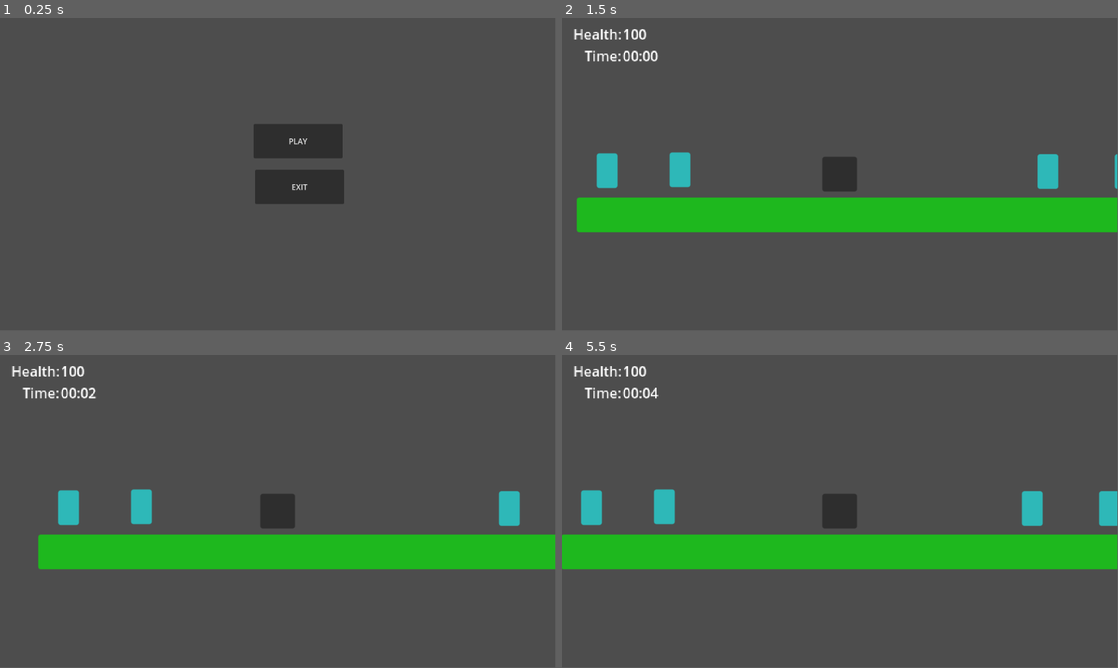
Above: before the commit, frames 1-4 (two rows, left to right).
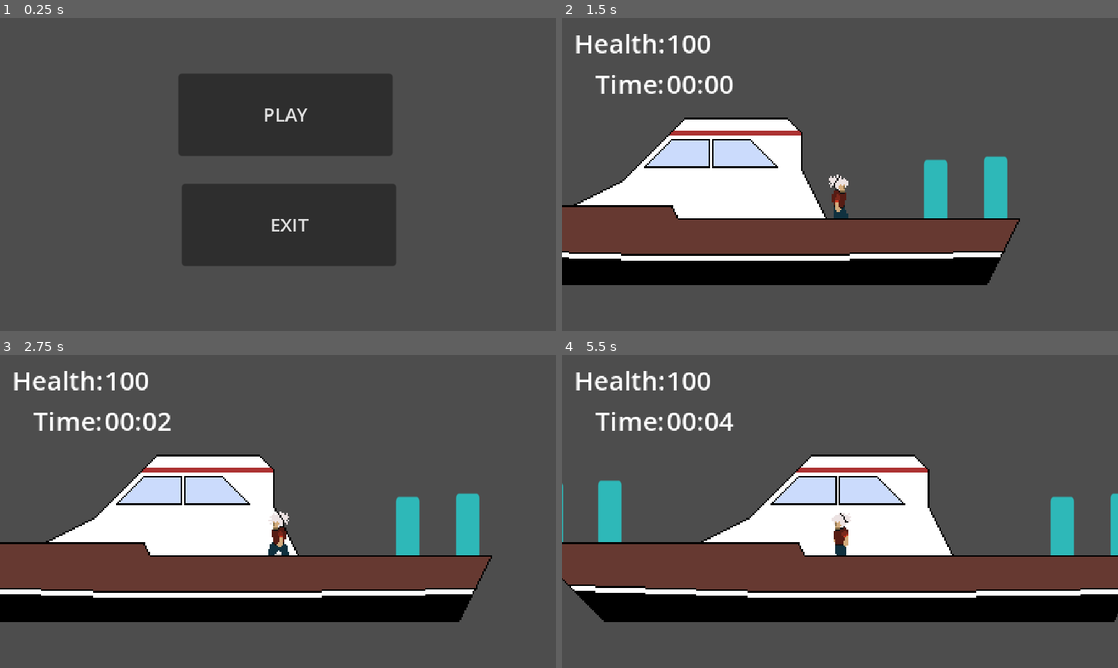
Above: after the commit, the same moments.

Repository: justin-crouch/Action-Fisher
Game: Godot game, scene res://scenes/menu.tscn
Same seed, same stepped clock (60 frames per second), same inputs: the game is played once before the commit and once after it.
Inputs:
- Up to frame 1 (0.25 s): no input
- Up to frame 2 (1.5 s): click "PLAY" at 0.5 s; tap Enter at 1.25 s; hold D (RIGHT) from 1.28 s (still down); hold Space (INTERACT) from 1.28 s (still down)
- Up to frame 3 (2.75 s): release D (RIGHT) at 2.03 s; release Space (INTERACT) at 2.03 s; hold A (LEFT) from 2.03 s (still down); tap F (ATTACK) at 2.1 s; tap Space (INTERACT) at 2.3 s
- Up to frame 4 (5.5 s): release A (LEFT) at 2.78 s; hold Space (INTERACT) 2.78-3.53 s; hold D (RIGHT) 2.78-4.28 s; tap Space (INTERACT) at 3.6, 5.1 s; hold Space (INTERACT) 4.28-5.03 s; hold A (LEFT) from 4.28 s (still down); tap F (ATTACK) at 4.35 s
In our replay, the window is 799x449 before the commit and 800x450 after it. These sizes can differ from the game's own. Grey fills any space a smaller window leaves; there, only what the larger window draws over its background counts as a difference.

The runs differ from the first frame. In frame 1, 18% of the frame differs, in the area x 32-72%, y 17-80%; in frame 2, 36%; in frame 3, 37%; in frame 4, 39%, in the area x 0-100%, y 3-86%.

Commit message:
Added Temp Sprites

Diff:
--- a/project.godot
+++ b/project.godot
@@ -18,6 +18,16 @@
 [autoload]
 
 Score="*res://scenes/scripts/score.gd"
+
+[display]
+
+window/size/viewport_width=480
+window/size/viewport_height=270
+window/size/mode=3
+window/size/resizable=false
+window/size/window_width_override=1440
+window/size/window_height_override=810
+window/stretch/mode="canvas_items"
 
 [dotnet]
 
--- a/scenes/boat.tscn
+++ b/scenes/boat.tscn
@@ -1,6 +1,16 @@
-[gd_scene load_steps=2 format=3 uid="uid://cfy63be300nlf"]
+[gd_scene load_steps=4 format=3 uid="uid://cfy63be300nlf"]
 
 [ext_resource type="Script" path="res://scenes/scripts/boat.gd" id="1_fo74y"]
+[ext_resource type="Texture2D" uid="uid://dg38ti8b43ckd" path="res://assets/boat_back.png" id="2_0qxh6"]
+[ext_resource type="Texture2D" uid="uid://dewp6uuyurbyr" path="res://assets/boat_front.png" id="3_o6qap"]
 
 [node name="Boat" type="Node2D"]
 script = ExtResource("1_fo74y")
+
+[node name="BoatBack" type="Sprite2D" parent="."]
+z_index = 1
+texture = ExtResource("2_0qxh6")
+
+[node name="BoatFront" type="Sprite2D" parent="."]
+z_index = 4
+texture = ExtResource("3_o6qap")
--- a/scenes/game_over.tscn
+++ b/scenes/game_over.tscn
@@ -19,20 +19,21 @@
 script = ExtResource("1_kw5v4")
 
 [node name="GameOver" type="Label" parent="."]
-offset_left = 445.0
-offset_top = 127.0
-offset_right = 699.0
-offset_bottom = 205.0
+offset_left = 158.0
+offset_top = 10.0
+offset_right = 391.0
+offset_bottom = 103.0
+scale = Vector2(0.674358, 0.605401)
 text = "GAME OVER"
 label_settings = SubResource("LabelSettings_8nn55")
 horizontal_alignment = 1
 vertical_alignment = 1
 
 [node name="TimeText" type="Label" parent="."]
-offset_left = 509.0
-offset_top = 208.0
-offset_right = 594.0
-offset_bottom = 254.0
+offset_left = 162.0
+offset_top = 57.0
+offset_right = 247.0
+offset_bottom = 103.0
 text = "TIME:"
 label_settings = SubResource("LabelSettings_blygc")
 horizontal_alignment = 2
@@ -47,17 +48,17 @@
 vertical_alignment = 1
 
 [node name="Replay" type="Button" parent="."]
-offset_left = 484.0
-offset_top = 284.0
-offset_right = 656.0
-offset_bottom = 335.0
+offset_left = 151.0
+offset_top = 109.0
+offset_right = 323.0
+offset_bottom = 160.0
 text = "Replay"
 
 [node name="Exit" type="Button" parent="."]
-offset_left = 484.0
-offset_top = 351.0
-offset_right = 656.0
-offset_bottom = 402.0
+offset_left = 151.0
+offset_top = 176.0
+offset_right = 323.0
+offset_bottom = 227.0
 text = "Exit"
 
 [connection signal="pressed" from="Replay" to="." method="_on_replay_pressed"]
--- a/scenes/main.tscn
+++ b/scenes/main.tscn
@@ -6,64 +6,70 @@
 [ext_resource type="PackedScene" uid="uid://ci7kwoh1tw8va" path="res://scenes/ui.tscn" id="4_gjqem"]
 [ext_resource type="PackedScene" uid="uid://cfy63be300nlf" path="res://scenes/boat.tscn" id="5_uqgrn"]
 
+[sub_resource type="RectangleShape2D" id="RectangleShape2D_koidv"]
+size = Vector2(20, 160)
+
 [node name="Main" type="Node2D"]
-
-[node name="Panel" type="Panel" parent="."]
-modulate = Color(0, 0.807843, 0, 1)
-self_modulate = Color(0, 100, 0, 1)
-offset_left = 256.0
-offset_top = 325.0
-offset_right = 900.0
-offset_bottom = 365.0
 
 [node name="Targets" type="Node2D" parent="."]
 
 [node name="Target1" type="Node2D" parent="Targets"]
-position = Vector2(580, 296)
+position = Vector2(231, 146)
 
 [node name="Target2" type="Node2D" parent="Targets"]
-position = Vector2(695, 287)
+position = Vector2(314, 163)
 
 [node name="Target3" type="Node2D" parent="Targets"]
-position = Vector2(482, 288)
+position = Vector2(157, 158)
 
 [node name="Rods" type="Node2D" parent="."]
 
 [node name="Rod1" parent="Rods" instance=ExtResource("2_jg3on")]
-position = Vector2(888, 315)
+position = Vector2(370, 180)
 BOAT_PATH = NodePath("../../Boat")
 MIN_TIME = 2.381
 MAX_TIME = 30.0
 
 [node name="Rod2" parent="Rods" instance=ExtResource("2_jg3on")]
-position = Vector2(291, 314)
+position = Vector2(55, 171)
 BOAT_PATH = NodePath("../../Boat")
 MAX_TIME = 30.0
 
 [node name="Rod3" parent="Rods" instance=ExtResource("2_jg3on")]
-position = Vector2(375, 313)
+position = Vector2(91, 170)
 BOAT_PATH = NodePath("../../Boat")
 MAX_TIME = 21.638
 
 [node name="Rod4" parent="Rods" instance=ExtResource("2_jg3on")]
-position = Vector2(799, 315)
+position = Vector2(407, 178)
 BOAT_PATH = NodePath("../../Boat")
 MAX_TIME = 17.771
 
 [node name="Player" parent="." instance=ExtResource("1_ach4x")]
-position = Vector2(523, 318)
+position = Vector2(283, 179)
 
-[node name="UI" parent="Player" instance=ExtResource("4_gjqem")]
-offset_left = -309.0
-offset_top = -195.0
-offset_right = -309.0
-offset_bottom = -195.0
-BOAT_PATH = NodePath("../../Boat")
+[node name="Camera2D" type="Camera2D" parent="Player"]
+offset = Vector2(0, -30)
+zoom = Vector2(1.4, 1.4)
+
+[node name="UI" parent="Player/Camera2D" instance=ExtResource("4_gjqem")]
+z_index = 20
+anchors_preset = 5
+anchor_left = 0.5
+anchor_right = 0.5
+anchor_bottom = 0.0
+offset_left = -166.0
+offset_top = -124.0
+offset_right = -166.0
+offset_bottom = -124.0
+grow_vertical = 1
+size_flags_horizontal = 0
+BOAT_PATH = NodePath("../../../Boat")
 
 [node name="Tentacles" type="Node2D" parent="."]
 
 [node name="Tentacle1" parent="Tentacles" instance=ExtResource("3_tapio")]
-position = Vector2(562, 534)
+position = Vector2(245, 293)
 TARGET_POS = NodePath("../../Targets/Target1")
 BOAT_PATH = NodePath("../../Boat")
 MIN_TIME = 10.0
@@ -71,7 +77,7 @@
 HIT_COOLDOWN = 0.2
 
 [node name="Tentacle2" parent="Tentacles" instance=ExtResource("3_tapio")]
-position = Vector2(626, 533)
+position = Vector2(309, 292)
 TARGET_POS = NodePath("../../Targets/Target2")
 BOAT_PATH = NodePath("../../Boat")
 MIN_TIME = 10.0
@@ -79,7 +85,7 @@
 HIT_COOLDOWN = 0.2
 
 [node name="Tentacle3" parent="Tentacles" instance=ExtResource("3_tapio")]
-position = Vector2(497, 528)
+position = Vector2(180, 287)
 TARGET_POS = NodePath("../../Targets/Target3")
 BOAT_PATH = NodePath("../../Boat")
 MIN_TIME = 10.0
@@ -87,6 +93,17 @@
 HIT_COOLDOWN = 0.2
 
 [node name="Boat" parent="." instance=ExtResource("5_uqgrn")]
-position = Vector2(72, 238)
+position = Vector2(224, 152)
 TENTACLES = NodePath("../Tentacles")
 RODS = NodePath("../Rods")
+metadata/_edit_lock_ = true
+
+[node name="StaticBody2D" type="StaticBody2D" parent="."]
+
+[node name="CollisionShape2D" type="CollisionShape2D" parent="StaticBody2D"]
+position = Vector2(41, 93)
+shape = SubResource("RectangleShape2D_koidv")
+
+[node name="CollisionShape2D2" type="CollisionShape2D" parent="StaticBody2D"]
+position = Vector2(420, 103)
+shape = SubResource("RectangleShape2D_koidv")
--- a/scenes/menu.tscn
+++ b/scenes/menu.tscn
@@ -6,17 +6,17 @@
 script = ExtResource("1_ykjgp")
 
 [node name="Play" type="Button" parent="."]
-offset_left = 526.0
-offset_top = 220.0
-offset_right = 711.0
-offset_bottom = 291.0
+offset_left = 154.0
+offset_top = 48.0
+offset_right = 339.0
+offset_bottom = 119.0
 text = "PLAY"
 
 [node name="Exit" type="Button" parent="."]
-offset_left = 529.0
-offset_top = 315.0
-offset_right = 714.0
-offset_bottom = 386.0
+offset_left = 157.0
+offset_top = 143.0
+offset_right = 342.0
+offset_bottom = 214.0
 text = "EXIT"
 
 [connection signal="pressed" from="Play" to="." method="_on_play_pressed"]
--- a/scenes/player.tscn
+++ b/scenes/player.tscn
@@ -1,22 +1,112 @@
-[gd_scene load_steps=3 format=3 uid="uid://iymn8t07gpl6"]
+[gd_scene load_steps=17 format=3 uid="uid://iymn8t07gpl6"]
 
 [ext_resource type="Script" path="res://scenes/scripts/player.gd" id="1_bsu6v"]
+[ext_resource type="Texture2D" uid="uid://frpxgnh67q2c" path="res://assets/_side idle.png" id="2_hjjrq"]
+[ext_resource type="Texture2D" uid="uid://cxnjjgvnxyedv" path="res://assets/_side walk.png" id="3_x7gkr"]
 
 [sub_resource type="RectangleShape2D" id="RectangleShape2D_6bi0c"]
-size = Vector2(40, 40)
+size = Vector2(17, 31)
+
+[sub_resource type="AtlasTexture" id="AtlasTexture_lutyw"]
+atlas = ExtResource("2_hjjrq")
+region = Rect2(0, 0, 64, 64)
+
+[sub_resource type="AtlasTexture" id="AtlasTexture_6y68n"]
+atlas = ExtResource("2_hjjrq")
+region = Rect2(64, 0, 64, 64)
+
+[sub_resource type="AtlasTexture" id="AtlasTexture_uem25"]
+atlas = ExtResource("2_hjjrq")
+region = Rect2(128, 0, 64, 64)
+
+[sub_resource type="AtlasTexture" id="AtlasTexture_wmhwc"]
+atlas = ExtResource("2_hjjrq")
+region = Rect2(192, 0, 64, 64)
+
+[sub_resource type="AtlasTexture" id="AtlasTexture_7wt1h"]
+atlas = ExtResource("2_hjjrq")
+region = Rect2(0, 64, 64, 64)
+
+[sub_resource type="AtlasTexture" id="AtlasTexture_ddry4"]
+atlas = ExtResource("3_x7gkr")
+region = Rect2(0, 0, 64, 64)
+
+[sub_resource type="AtlasTexture" id="AtlasTexture_oqisj"]
+atlas = ExtResource("3_x7gkr")
+region = Rect2(64, 0, 64, 64)
+
+[sub_resource type="AtlasTexture" id="AtlasTexture_h1lam"]
+atlas = ExtResource("3_x7gkr")
+region = Rect2(128, 0, 64, 64)
+
+[sub_resource type="AtlasTexture" id="AtlasTexture_qj7xs"]
+atlas = ExtResource("3_x7gkr")
+region = Rect2(192, 0, 64, 64)
+
+[sub_resource type="AtlasTexture" id="AtlasTexture_jqbqp"]
+atlas = ExtResource("3_x7gkr")
+region = Rect2(0, 64, 64, 64)
+
+[sub_resource type="AtlasTexture" id="AtlasTexture_i16sk"]
+atlas = ExtResource("3_x7gkr")
+region = Rect2(64, 64, 64, 64)
+
+[sub_resource type="SpriteFrames" id="SpriteFrames_c8asb"]
+animations = [{
+"frames": [{
+"duration": 1.0,
+"texture": SubResource("AtlasTexture_lutyw")
+}, {
+"duration": 1.0,
+"texture": SubResource("AtlasTexture_6y68n")
+}, {
+"duration": 1.0,
+"texture": SubResource("AtlasTexture_uem25")
+}, {
+"duration": 1.0,
+"texture": SubResource("AtlasTexture_wmhwc")
+}, {
+"duration": 1.0,
+"texture": SubResource("AtlasTexture_7wt1h")
+}],
+"loop": true,
+"name": &"idle",
+"speed": 5.0
+}, {
+"frames": [{
+"duration": 0.6,
+"texture": SubResource("AtlasTexture_ddry4")
+}, {
+"duration": 0.6,
+"texture": SubResource("AtlasTexture_oqisj")
+}, {
+"duration": 0.6,
+"texture": SubResource("AtlasTexture_h1lam")
+}, {
+"duration": 0.6,
+"texture": SubResource("AtlasTexture_qj7xs")
+}, {
+"duration": 0.6,
+"texture": SubResource("AtlasTexture_jqbqp")
+}, {
+"duration": 0.6,
+"texture": SubResource("AtlasTexture_i16sk")
+}],
+"loop": true,
+"name": &"walk",
+"speed": 5.0
+}]
 
 [node name="Player" type="CharacterBody2D"]
+z_index = 3
 script = ExtResource("1_bsu6v")
 
 [node name="CollisionShape2D" type="CollisionShape2D" parent="."]
-position = Vector2(0, -20)
+position = Vector2(0.5, -15.5)
 shape = SubResource("RectangleShape2D_6bi0c")
 
-[node name="Panel" type="Panel" parent="."]
-offset_left = -20.0
-offset_top = -40.0
-offset_right = 20.0
-
-[node name="Camera2D" type="Camera2D" parent="."]
-offset = Vector2(0, -20)
-zoom = Vector2(1.8, 1.8)
+[node name="AnimatedSprite2D" type="AnimatedSprite2D" parent="."]
+position = Vector2(0, -15)
+sprite_frames = SubResource("SpriteFrames_c8asb")
+animation = &"walk"
+frame_progress = 0.719442
--- a/scenes/rod.tscn
+++ b/scenes/rod.tscn
@@ -6,6 +6,7 @@
 size = Vector2(24, 40)
 
 [node name="Rod" type="Area2D"]
+scale = Vector2(0.6, 1)
 script = ExtResource("1_otodr")
 
 [node name="CollisionShape2D" type="CollisionShape2D" parent="."]
@@ -20,11 +21,13 @@
 
 [node name="Interact" type="Label" parent="."]
 visible = false
-offset_left = -25.0
+offset_left = -35.0
 offset_top = -63.0
-offset_right = 25.0
+offset_right = 35.0
 offset_bottom = -40.0
 text = "SPACE"
+horizontal_alignment = 1
+vertical_alignment = 1
 uppercase = true
 
 [node name="DisplayTimer" type="Label" parent="."]
--- a/scenes/scripts/boat.gd
+++ b/scenes/scripts/boat.gd
@@ -21,7 +21,6 @@
 	ten_array = get_node(TENTACLES).get_children()
 
 	TEN_STATES = ten_array[0].STATES
-	print(TEN_STATES)
 
 func _process(delta):
 	spawn -= delta
--- a/scenes/scripts/player.gd
+++ b/scenes/scripts/player.gd
@@ -1,14 +1,22 @@
 extends CharacterBody2D
 
-const SPEED = 180.0
+@onready var ANIMATOR = $AnimatedSprite2D
+const SPEED = 140.0
 
 func _physics_process(delta):
 
 	# Get the input direction and handle the movement/deceleration.
 	var direction = Input.get_axis("LEFT", "RIGHT")
-	if direction:
-		velocity.x = direction * SPEED
+	if direction: velocity.x = direction * SPEED
+	else: velocity.x = move_toward(velocity.x, 0, SPEED)
+
+	if(direction == -1):
+		ANIMATOR.flip_h = false
+		ANIMATOR.play("walk")
+	elif(direction == 1):
+		ANIMATOR.flip_h = true
+		ANIMATOR.play("walk")
 	else:
-		velocity.x = move_toward(velocity.x, 0, SPEED)
+		ANIMATOR.play("idle")
 
 	move_and_slide()
--- a/scenes/scripts/rod.gd
+++ b/scenes/scripts/rod.gd
@@ -55,7 +55,7 @@
 			if(nearby): INTERACT.visible = true
 			else: 		INTERACT.visible = false
 
-			if(nearby && Input.is_action_pressed("INTERACT")): state = STATES.WAIT
+			if(nearby && Input.is_action_just_pressed("INTERACT")): state = STATES.WAIT
 
 		STATES.DISABLE:
 			INTERACT.visible = false
--- a/scenes/tentacle.tscn
+++ b/scenes/tentacle.tscn
@@ -5,6 +5,8 @@
 [sub_resource type="RectangleShape2D" id="RectangleShape2D_ryws6"]
 
 [node name="Tentacle" type="Area2D"]
+z_index = 2
+scale = Vector2(0.7, 1)
 script = ExtResource("1_4y8wy")
 
 [node name="CollisionShape2D" type="CollisionShape2D" parent="."]
Binary file added: assets/_side idle.png
Not shown, added: assets/_side idle.png.import
Binary file added: assets/_side walk.png
Not shown, added: assets/_side walk.png.import
Binary file added: assets/boat_back.png
Not shown, added: assets/boat_back.png.import
Binary file added: assets/boat_front.png
Not shown, added: assets/boat_front.png.import
Not shown: 1 places in scenes/main.tscn that only renumber resources
